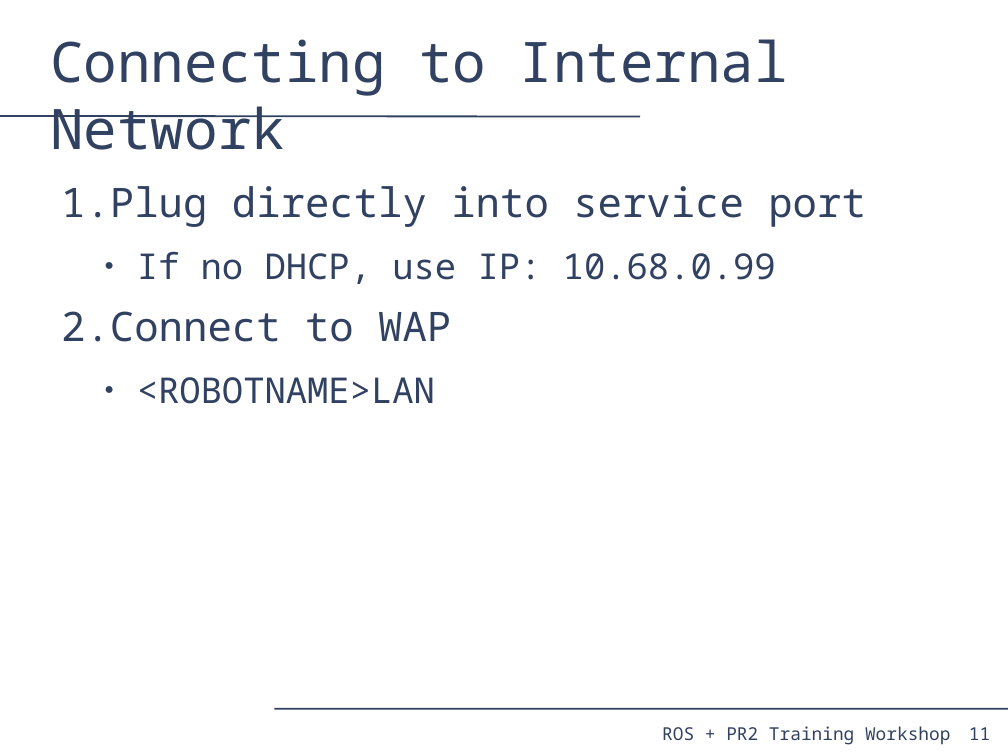
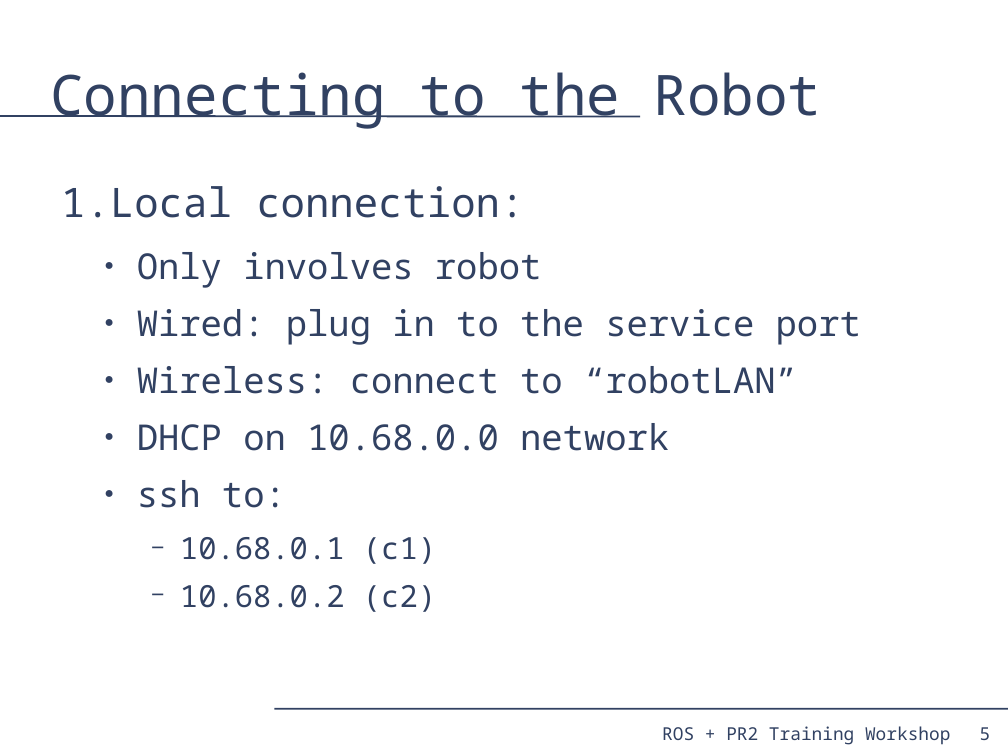
Before and after one commit to PR2/pr2_docs, a slide deck: slide 5 of pr2_training_workshop/pr2_sysadmin/pr2_syasdmin.odp (slide 11 before the commit). Drawn at 1008x756 pixels with LibreOffice and Linux fonts; fonts in the diff are those of the drawing. Boxes give left, top, right and bottom in pixels: in the first picture for what was removed or moved away, otherwise in the second. Text is boxed around its words. In the diff, an @@ line names an element or a change of style, - is before the commit and + after.

```diff
--- a/pr2_training_workshop/pr2_sysadmin/pr2_syasdmin.odp
+++ b/pr2_training_workshop/pr2_sysadmin/pr2_syasdmin.odp
@@ title at (x1=50, y1=72, x2=822, y2=129): text changed @@
-Connecting to Internal Network
+Connecting to the Robot
@@ text at (x1=61, y1=186, x2=861, y2=612): text changed; size 32 to 28 pt @@
-1. Plug directly into service port
-  ● If no DHCP, use IP: 10.68.0.99
-2. Connect to WAP
-  ● <ROBOTNAME>LAN
+1. Local connection:
+  ● Only involves robot
+  ● Wired: plug in to the service port
+  ● Wireless: connect to “robotLAN”
+  ● DHCP on 10.68.0.0 network
+  ● ssh to:
+    − 10.68.0.1 (c1)
+    − 10.68.0.2 (c2)
@@ page number at (x1=980, y1=727, x2=991, y2=740): text changed @@
-11
+5
```
Also in this commit, not shown: 9 other slides changed, 6 slides added, 6 slides removed, 1 other file.
